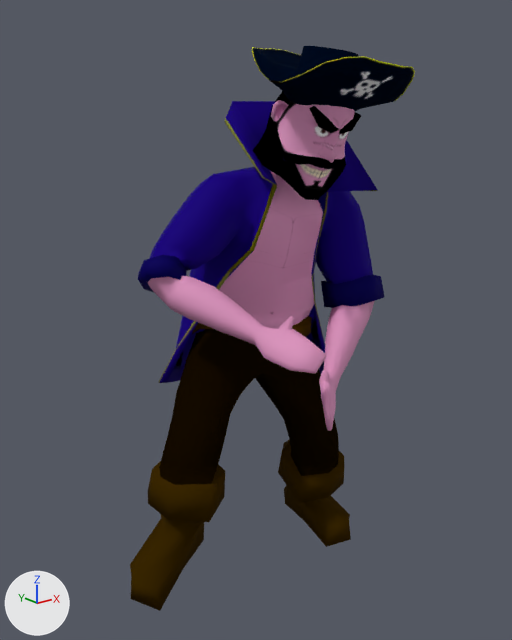
Two versions of the OBJ model assets/Animacion/Pirata/Celebracion/PirataCelebracion_000189.obj, one commit apart.
Both versions are drawn from a camera (50 mm lens) standing at (-5.28, -6.8, 6.28) and looking at (0.18, 0.02, 3.55). Every picture has the same lights, and +X, +Y and +Z are marked at lower left. Where no turn or scale is listed for an object, it has been applied to the vertices.

Before the edit, the objects in view are built like this:
```python
me_pirata_piratah = bpy.data.meshes.new('Pirata_PirataH')
me_pirata_piratah.from_pydata(...)  # 1340 vertices, 1341 faces; spans x -1.77..2.05, y -1.62..1.29, z 0.05..6.85
me_pirata_piratah.materials.append(mat_piratamat)
ob_pirata_piratah = bpy.data.objects.new('Pirata_PirataH', me_pirata_piratah)
ob_pirata_piratah.location = (0.0, 0.0, 0.0)
```
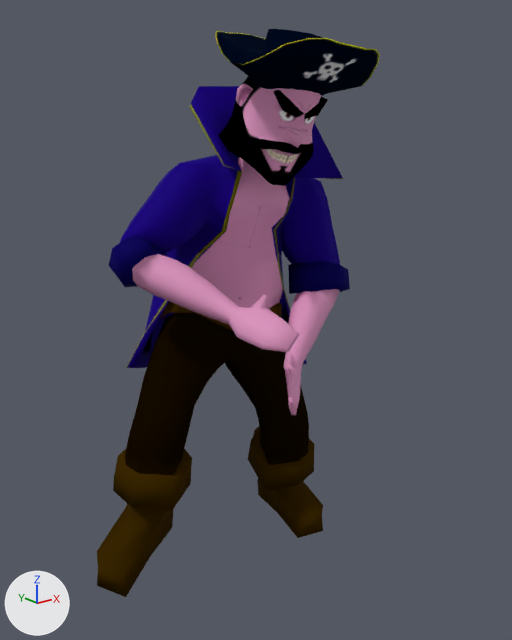
Diff of the bpy script that builds the scene:
```diff
--- a/assets/Animacion/Pirata/Celebracion/PirataCelebracion_000189.obj.py
+++ b/assets/Animacion/Pirata/Celebracion/PirataCelebracion_000189.obj.py
@@ me_pirata_piratah @@
 # used by ob_pirata_piratah; location = (0.0, 0.0, 0.0)
-me_pirata_piratah.from_pydata(...)  # 1340 vertices, 1341 faces; spans x -1.77..2.05, y -1.62..1.29, z 0.05..6.85
+me_pirata_piratah.from_pydata(...)  # 1340 vertices, 1341 faces; spans x -1.95..1.91, y -1.22..1.83, z -0.01..7.05
+# me_pirata_piratah part 1: the loose piece of 216 vertices spanning x -0.2..1.64, y -1.62..0.28, z 5.99..6.85 is scaled about its middle by 1.04, then moved by (-0.11, 0.47, 0.18)
+# me_pirata_piratah part 2: 1124 of 1340 vertices moved; they spanned x -1.77..2.05, y -1.62..1.29, z 0.05..6.61 and now span x -1.95..1.91, y -1.22..1.83, z -0.01..6.8; mean shift (-0.13, 0.5, 0.11); largest move (0.92, -0.26, 4.4) -> (0.73, 0.37, 4.64)
 me_pirata_piratah.materials.append(mat_piratamat)
```

Pixel boxes [x1, y1, x2, y2] of what changed, in the pictures (512 x 640 px; the box of a moved part takes in the faces that stretch with it):
'Pirata_PirataH', reshaped
    before: [130, 46, 415, 611]
    after: [97, 29, 380, 597]
part 1 of me_pirata_piratah, moved or reshaped
    before: [252, 46, 415, 111]
    after: [216, 29, 380, 96]
part 2 of me_pirata_piratah, moved or reshaped
    before: [130, 91, 385, 611]
    after: [97, 76, 350, 597]
